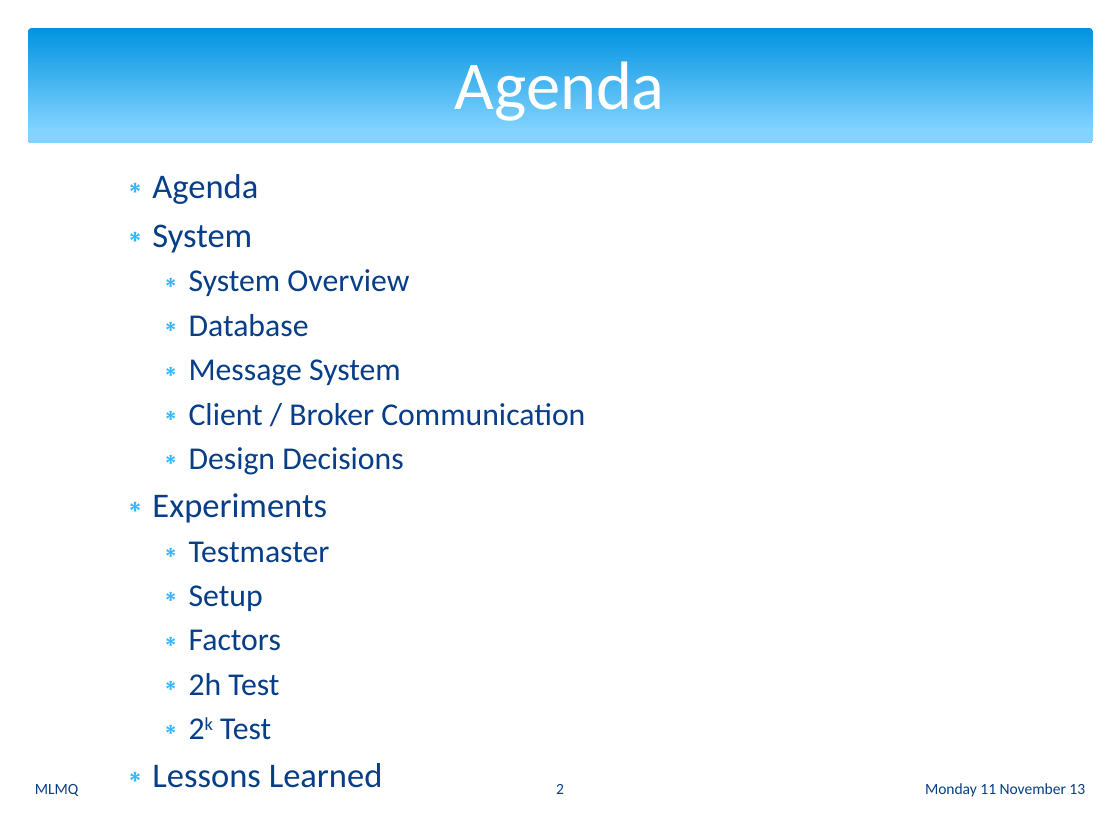
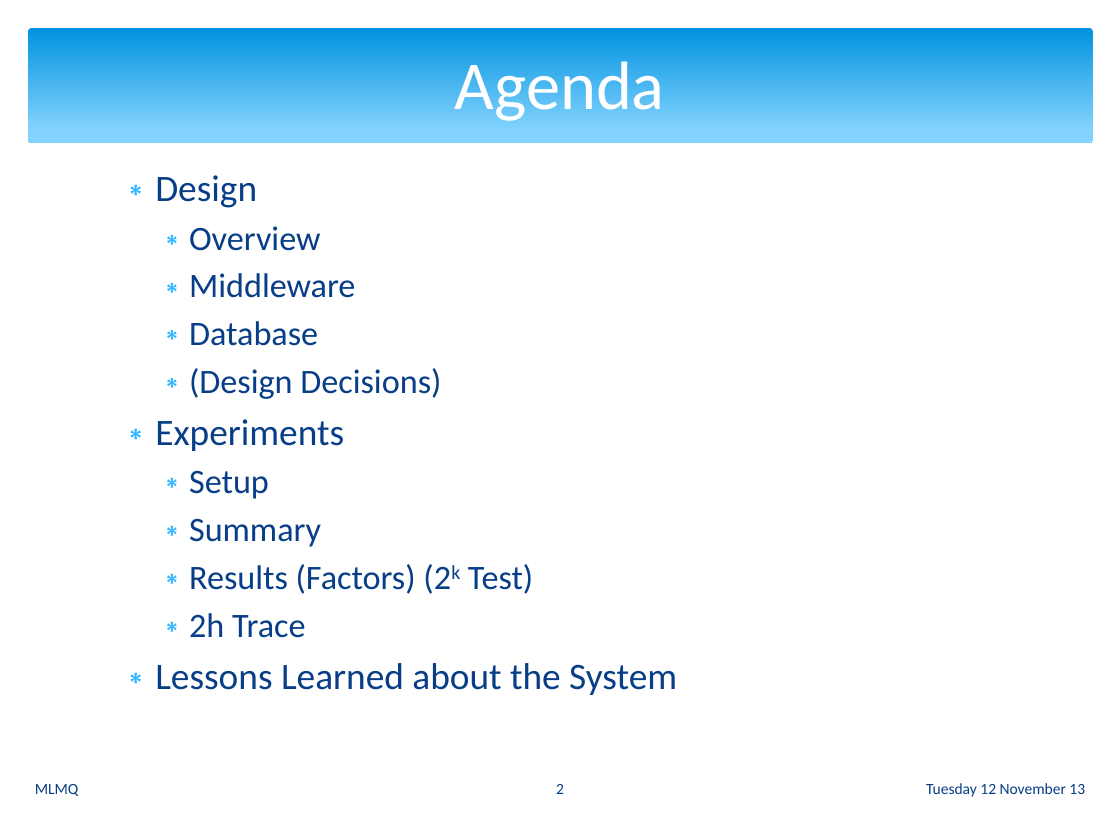
Before and after one commit to ganzm/AdvancedSystemsLab2013, a slide deck: slide 2 of doc/presentations/03 Milestone Presentation/mlmq.pptx. Drawn at 1120x840 pixels with LibreOffice and Linux fonts; fonts in the diff are those of the drawing. Boxes give left, top, right and bottom in pixels: in the first picture for what was removed or moved away, otherwise in the second. Text is boxed around its words. In the diff, an @@ line names an element or a change of style, - is before the commit and + after.

Commit message:
presentation

```diff
--- a/doc/presentations/03 Milestone Presentation/mlmq.pptx
+++ b/doc/presentations/03 Milestone Presentation/mlmq.pptx
@@ text at <box>155,175,355,298</box>: text changed; size 20.4 to 22 pt @@
-∗ Agenda
-∗ System
-  ∗ System Overview
+∗ Design
+  ∗ Overview
+  ∗ Middleware
@@ text at <box>155,321,344,499</box>: size 20.4 to 22 pt in "Database", "Setup"; size 22.2 to 24 pt in "Experiments" @@
@@ text at <box>189,368,441,399</box>: text changed; size 20.4 to 22 pt @@
-  ∗ Message System
-  ∗ Client / Broker Communication
-  ∗ Design Decisions
+  ∗ (Design Decisions)
@@ text at <box>155,518,677,695</box>: text changed; size 20.4 to 22 pt @@
-  ∗ Factors
-  ∗ 2h Test
-  ∗ 2k Test
-∗ Lessons Learned
+  ∗ Summary
+  ∗ Results (Factors) (2k Test)
+  ∗ 2h Trace
+∗ Lessons Learned about the System
@@ text at <box>189,541,330,563</box>: paragraph removed @@
-  ∗ Testmaster
@@ text at <box>926,783,1085,797</box>: text changed @@
-Monday 11 November 13
+Tuesday 12 November 13
```
Also in this commit, not shown: 1 other slide changed, 11 slides added.
